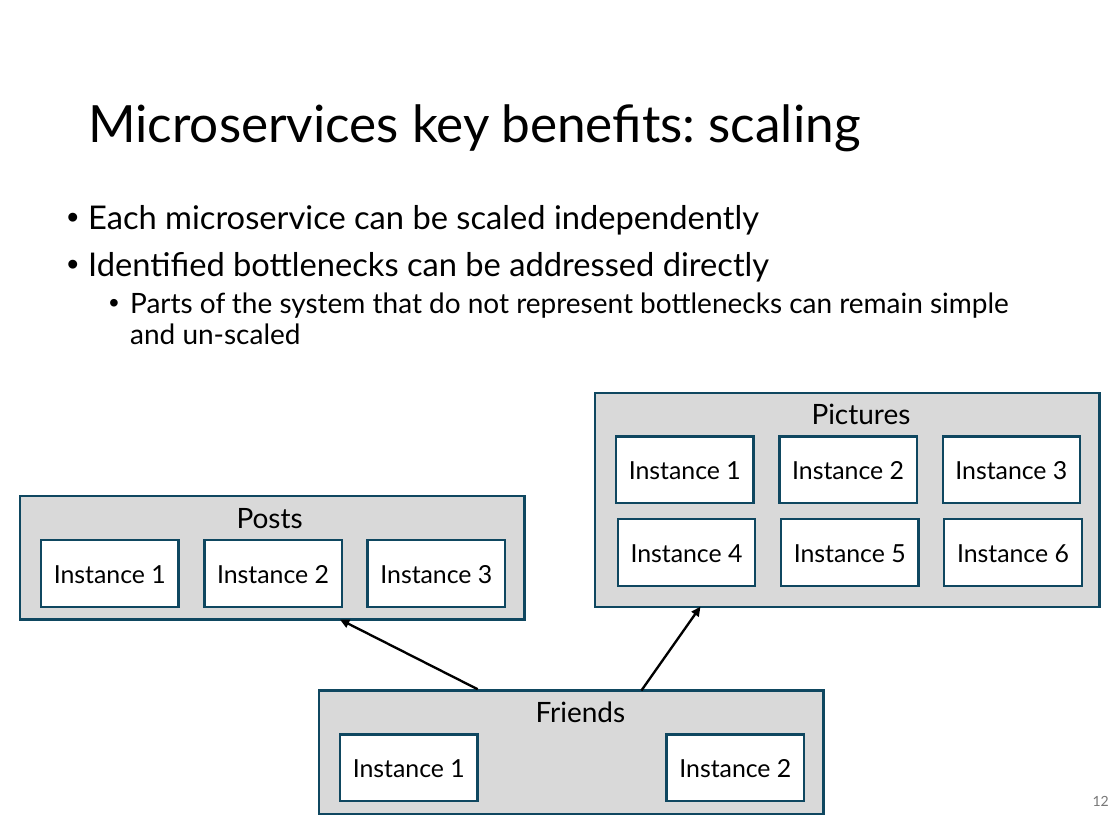
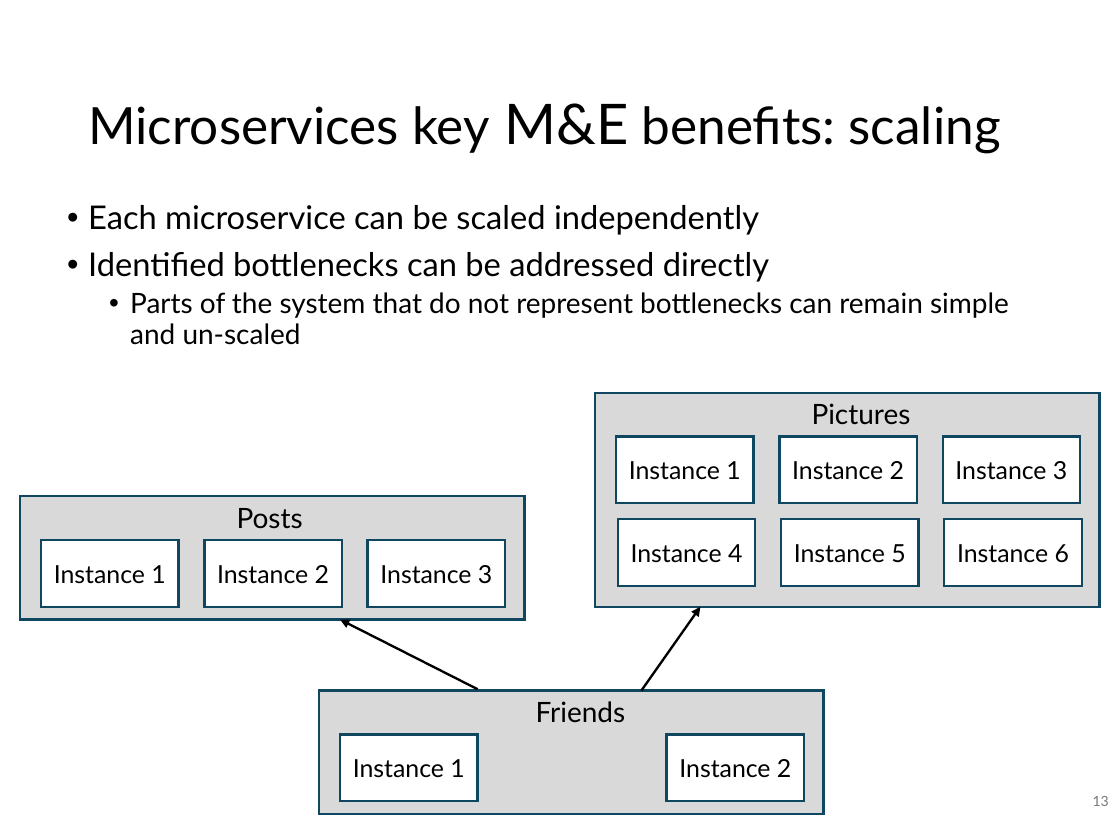
Before and after one commit to SannioEvolution/Material, a slide deck: slide 13 of 20 - Orchestration and AIOps.pptx (slide 12 before the commit). Drawn at 1120x840 pixels with LibreOffice and Linux fonts; fonts in the diff are those of the drawing. Boxes give left, top, right and bottom in pixels: in the first picture for what was removed or moved away, otherwise in the second. Text is boxed around its words. In the diff, an @@ line names an element or a change of style, - is before the commit and + after.

```diff
--- a/20 - Orchestration and AIOps.pptx
+++ b/20 - Orchestration and AIOps.pptx
@@ title at box(88, 103, 1001, 153): text changed @@
-Microservices key benefits: scaling
+Microservices key M&E benefits: scaling
@@ page number at box(1093, 796, 1109, 806): text changed @@
-12
+13
```
Also in this commit, not shown: 12 other slides changed, 6 slides added, 1 slide removed, 1 other file.
